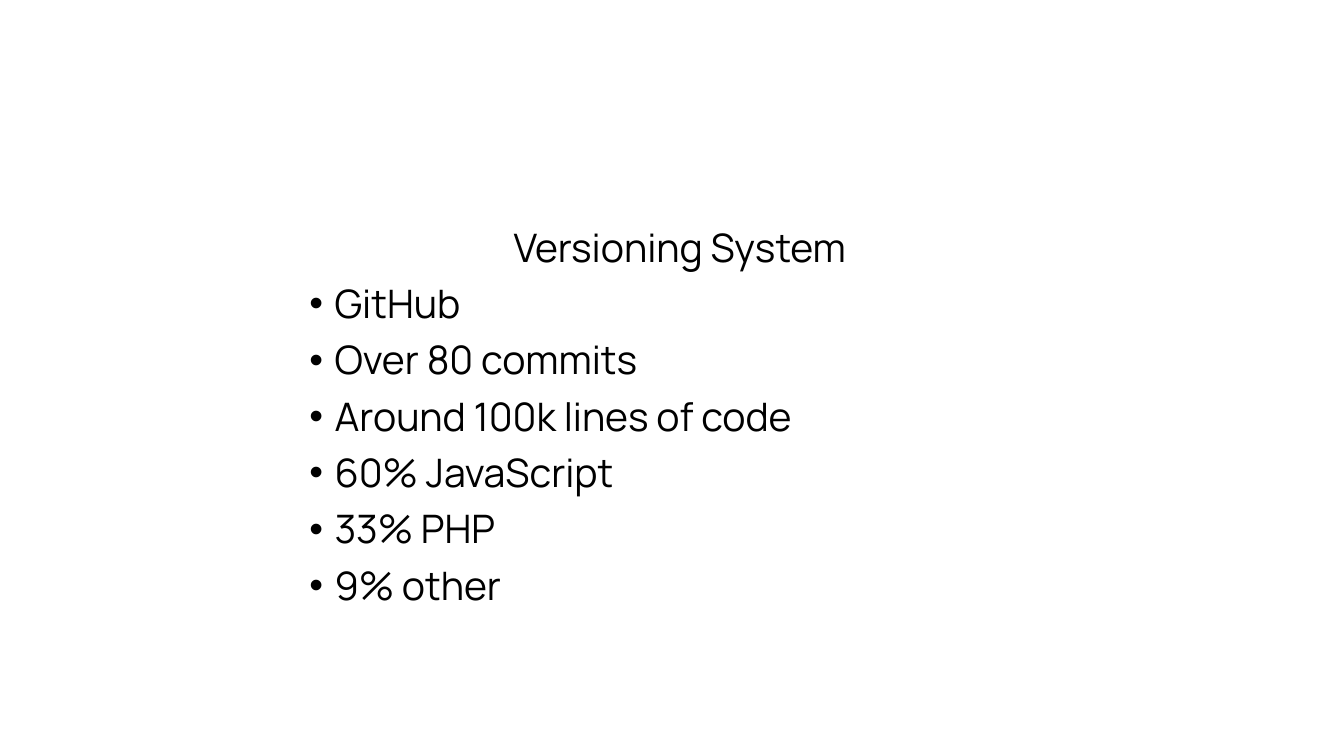
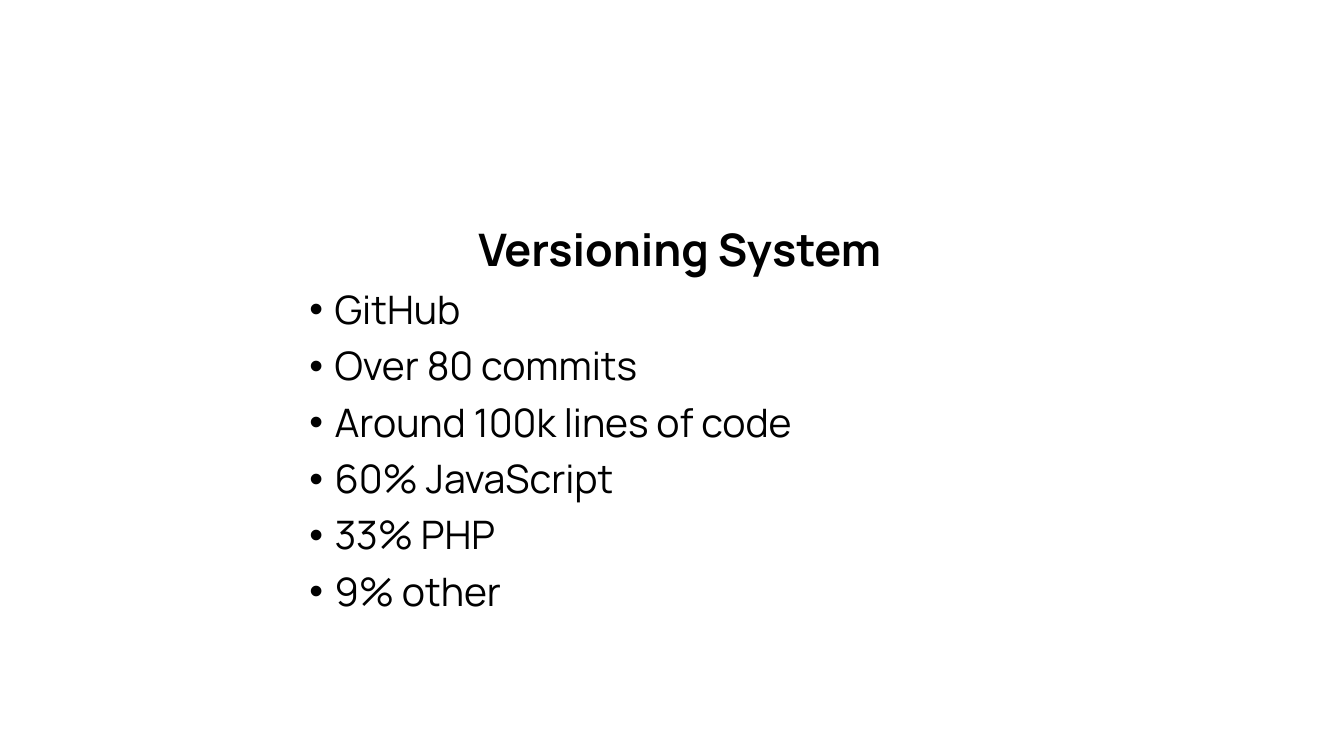
Before and after one commit to LukaPatarcic/social-media, a slide deck: slide 8 of Documentation/Presentation.pptx. Drawn at 1344x756 pixels with LibreOffice and Linux fonts; fonts in the diff are those of the drawing; background and template pictures are left out. Boxes give left, top, right and bottom in pixels: in the first picture for what was removed or moved away, otherwise in the second. Text is boxed around its words. In the diff, an @@ line names an element or a change of style, - is before the commit and + after.

```diff
--- a/Documentation/Presentation.pptx
+++ b/Documentation/Presentation.pptx
@@ text at bbox=[478, 233, 881, 278]: size 28 to 32 pt, bold on in "Versioning System" @@
```
Also in this commit, not shown: 4 other slides changed, 2 slides added, 1 slide removed, 6 other files.
